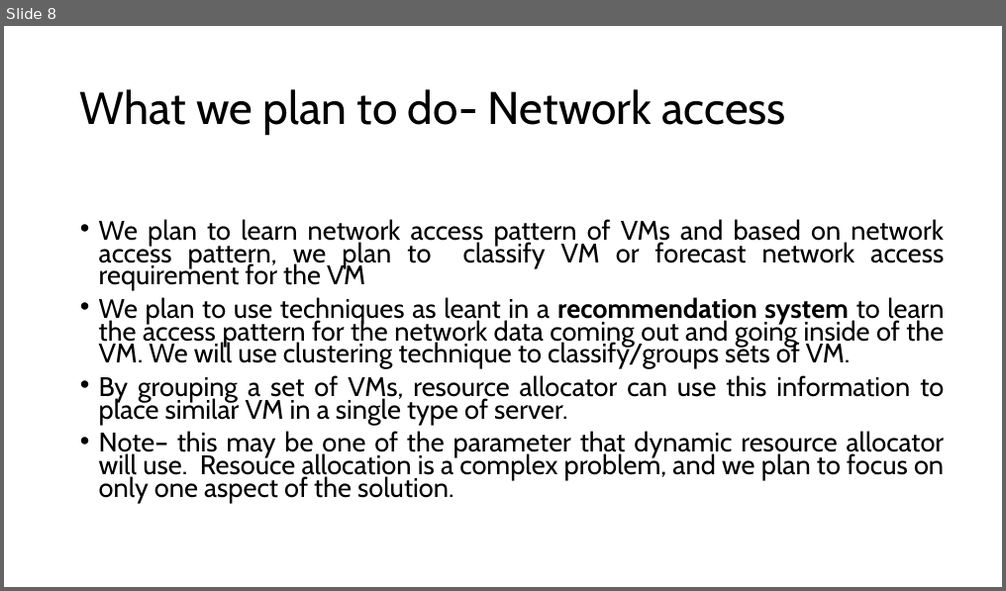
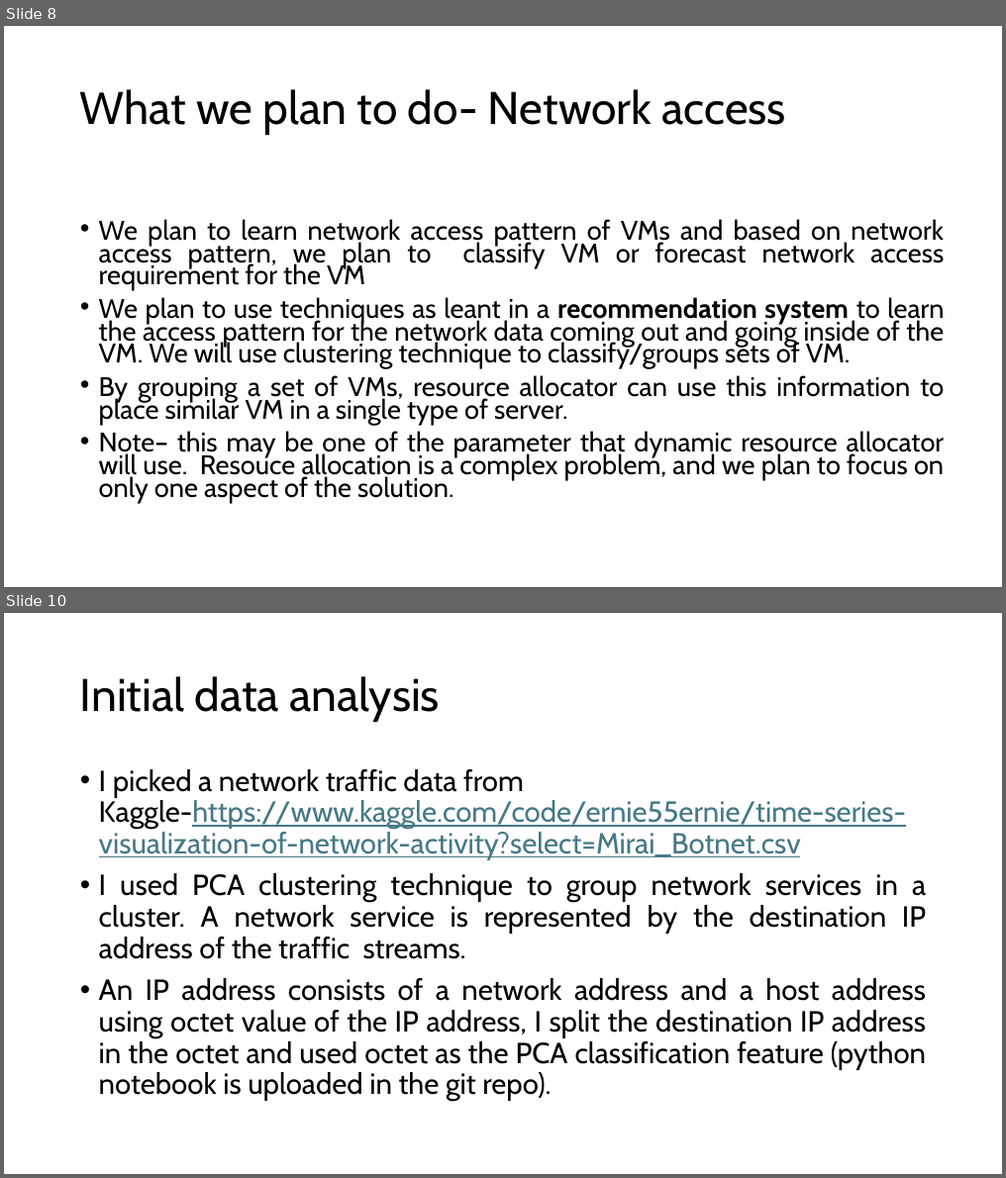
Before and after one commit to ganeriwalg/capstone-project, a slide deck: dra-1.pptx. Shown one above the other, each under a label of ours: slide 8 before the commit, slides 8 and 10 after it; the slides between them are not shown. The pictures are 1006x591 and 1006x1178 pixels, drawn with LibreOffice and Linux fonts; fonts in the diff are those of the drawing. Boxes give left, top, right and bottom in pixels: in the first picture for what was removed or moved away, otherwise in the second. Text is boxed around its words. In the diff, an @@ line names an element or a change of style, - is before the commit and + after.

Commit message:
Updated with initial data analysis

```diff
--- a/dra-1.pptx
+++ b/dra-1.pptx
@@ slide 10 added at (4,613,1002,1174), background #FFFFFF @@
@@ title added at (80,676,440,722), 44 pt, text #000000 @@
+Initial data analysis
@@ text added at (99,769,926,1102), 28 pt, text #000000 @@
+• I picked a network traffic data from Kaggle-https://www.kaggle.com/code/ernie55ernie/time-series-visualization-of-network-activity?select=Mirai_Botnet.csv
+• I used PCA clustering technique to group network services in a cluster. A network service is represented by the destination IP address of the traffic streams.
+• An IP address consists of a network address and a host address using octet value of the IP address, I split the destination IP address in the octet and used octet as the PCA classification feature (python notebook is uploaded in the git repo).
```
Also in this commit, not shown: 1 slide changed, 2 other slides added.
